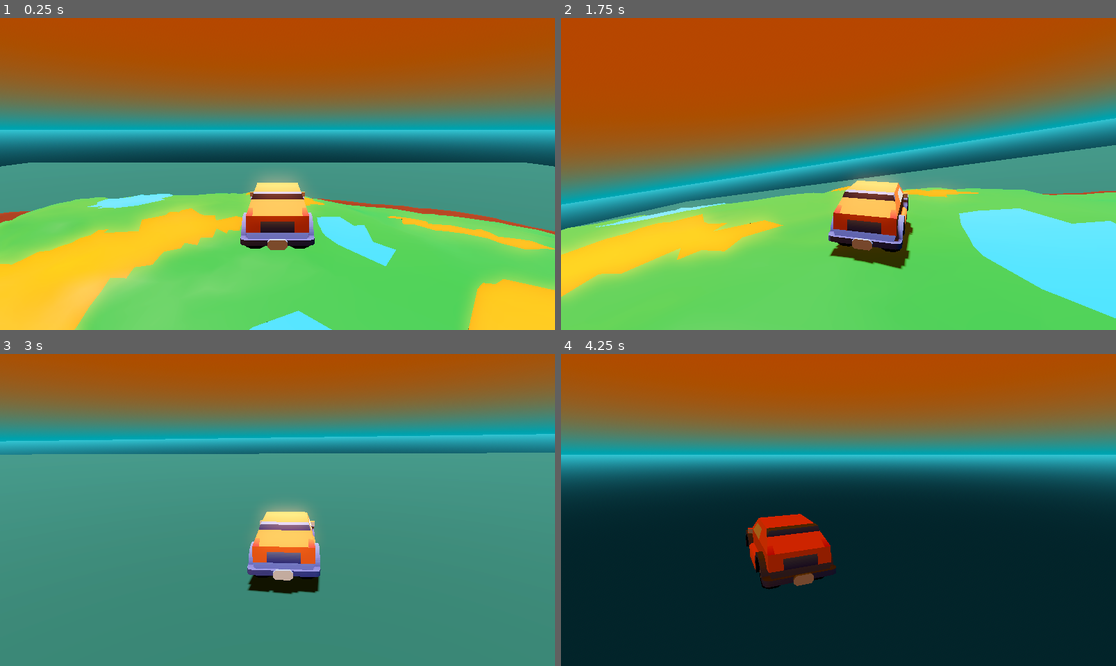
Above: before the commit, frames 1-4 (two rows, left to right).
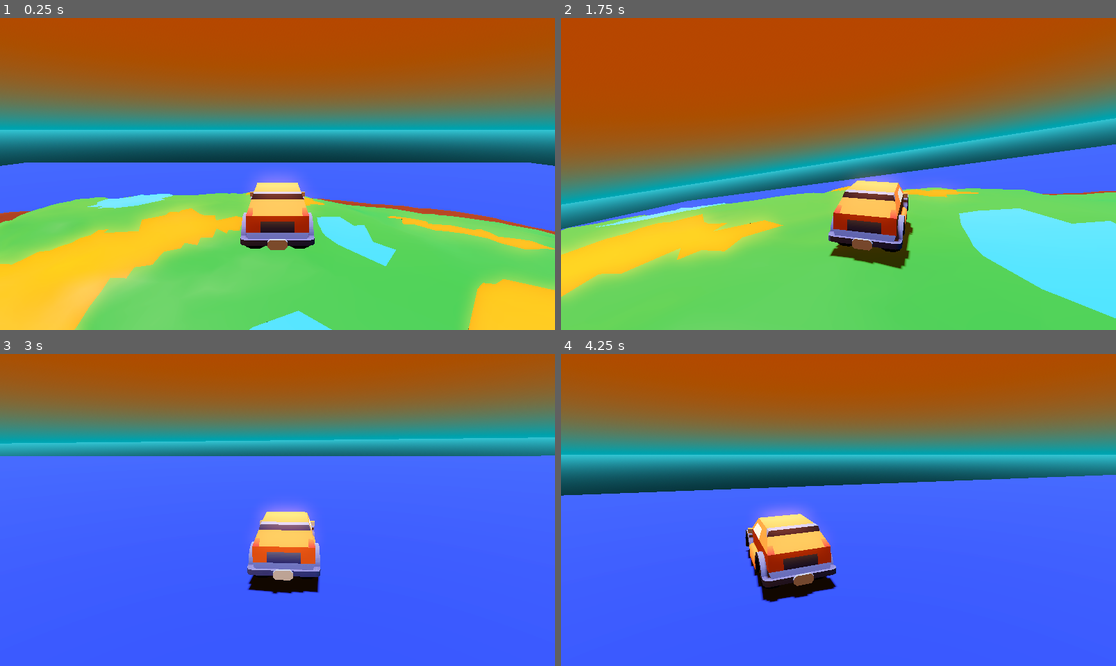
Above: after the commit, the same moments.

Repository: sairpa/sairpa.github.io
Game: Godot game, scene res://scenes/level0.tscn
Two runs of this game, one before a commit and one after it. Both use one fixed random seed, a clock stepped at 60 frames per second and the inputs below.
Inputs (mouse positions are in pixels of both pictures, inside the frame that each line leads up to):
- Up to frame 1 (0.25 s): no input
- Up to frame 2 (1.75 s): move the mouse to (866, 174) at 0.52 s; hold Up (ui_up) from 0.53 s (still down); tap W (accl) at 0.6 s; move the mouse to (810, 174) at 1.27 s; tap Shift at 1.35 s
- Up to frame 3 (3 s): keep holding Up (ui_up); move the mouse to (288, 503) at 2.02 s; tap W (accl) at 2.1 s; move the mouse to (271, 516) at 2.77 s; tap Shift at 2.85 s
- Up to frame 4 (4.25 s): keep holding Up (ui_up); move the mouse to (877, 513) at 3.52 s; tap W (accl) at 3.6 s

The runs differ from the first frame. In frame 1, 13% of the frame differs, in the area x 0-100%, y 46-69%; in frame 2, 5.1%; in frame 3, 66%, in the area x 0-100%, y 25-100%; in frame 4, 57%.

Commit message:
Updated releases action yml

Diff:
--- a/scenes/level0.tscn
+++ b/scenes/level0.tscn
@@ -7,10 +7,10 @@
 size = Vector2(150, 150)
 
 [sub_resource type="StandardMaterial3D" id="StandardMaterial3D_4exd7"]
-albedo_color = Color(0, 0.309804, 0.337255, 1)
+albedo_color = Color(0, 0.2, 1, 1)
 
 [sub_resource type="BoxShape3D" id="BoxShape3D_4exd7"]
-size = Vector3(100, 0, 100)
+size = Vector3(150, 0, 150)
 
 [sub_resource type="ProceduralSkyMaterial" id="ProceduralSkyMaterial_ic6my"]
 sky_top_color = Color(0.579121, 0.227599, 0, 1)
@@ -35,7 +35,7 @@
 transform = Transform3D(10, 0, 0, 0, 10, 0, 0, 0, 10, 0.000998497, -9.9679, -0.00863266)
 
 [node name="Ground" type="MeshInstance3D" parent="."]
-transform = Transform3D(1, 0, 0, 0, 1, 0, 0, 0, 1, 0.000998497, -9.84143, -0.00863266)
+transform = Transform3D(1, 0, 0, 0, 1, 0, 0, 0, 1, 0.001, -9.70074, 0)
 mesh = SubResource("PlaneMesh_4exd7")
 skeleton = NodePath("StaticBody3D")
 surface_material_override/0 = SubResource("StandardMaterial3D_4exd7")
--- a/scripts/car.gd
+++ b/scripts/car.gd
@@ -5,7 +5,7 @@
 
 var sphere_offset = Vector3.DOWN
 var acceleration = 50.0
-var steering = 35
+var steering = 50 # 35
 var turn_speed = 5
 var turn_stop_limit = 2
 var body_tilt = 75
